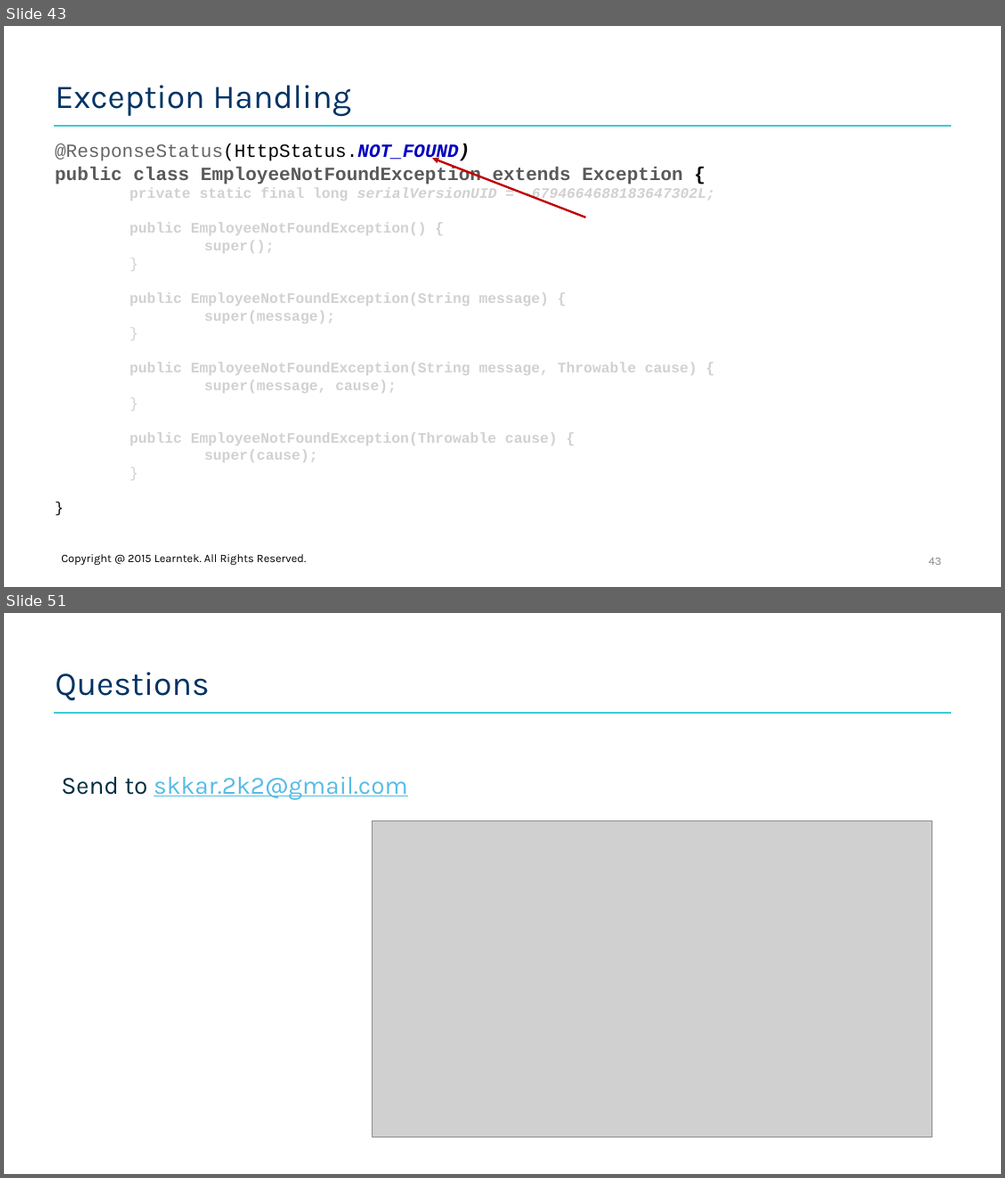
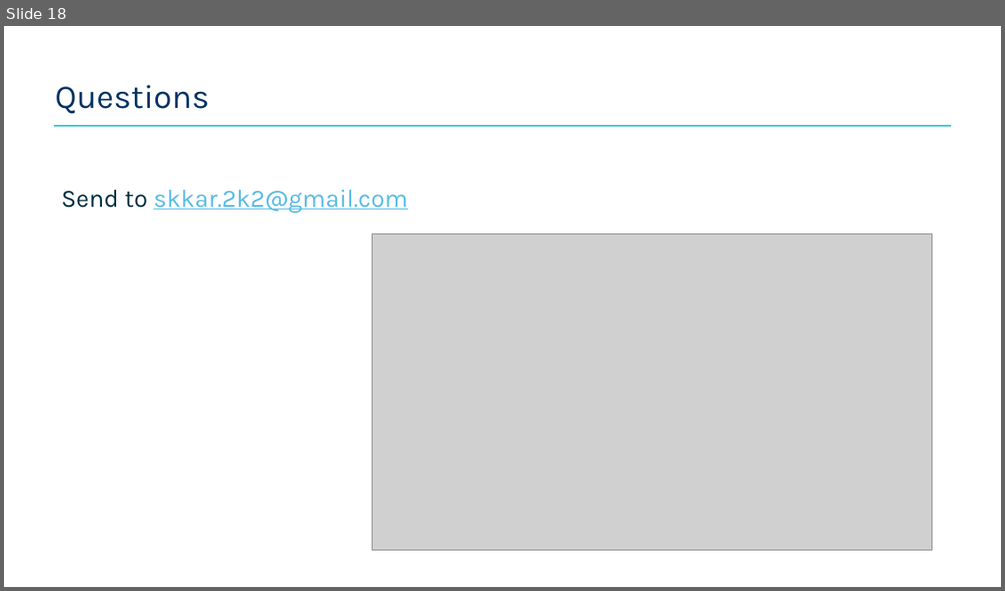
Before and after one commit to santoshkar/SpringBoot, a slide deck: Presentations/Part-1-Spring Boot.pptx. Shown one above the other, each under a label of ours: slides 43 and 51 before the commit, slide 18 after it; the slides between them are not shown. The pictures are 1005x1178 and 1005x591 pixels, drawn with LibreOffice and Linux fonts; fonts in the diff are those of the drawing; grey boxes stand for pictures; background and template pictures are left out. Boxes give left, top, right and bottom in pixels: in the first picture for what was removed or moved away, otherwise in the second. Text is boxed around its words. In the diff, an @@ line names an element or a change of style, - is before the commit and + after.

```diff
--- a/Presentations/Part-1-Spring Boot.pptx
+++ b/Presentations/Part-1-Spring Boot.pptx
@@ slide 43 removed at bbox=[4, 26, 1001, 587], background #FFFFFF; not listed: 1 template element that a slide beside it also shows @@
@@ title removed at bbox=[55, 85, 351, 116] @@
-Exception Handling
@@ text removed at bbox=[55, 144, 715, 462] @@
-@ResponseStatus(HttpStatus.NOT_FOUND)
-public class EmployeeNotFoundException extends Exception {
-private static final long serialVersionUID = -6794664688183647302L;
-public EmployeeNotFoundException() {
-super();
-}
-public EmployeeNotFoundException(String message) {
-super(message);
-}
-public EmployeeNotFoundException(String message, Throwable cause) {
-super(message, cause);
-}
-public EmployeeNotFoundException(Throwable cause) {
-super(cause);
-}
-}
@@ arrow removed from (586, 217) to (432, 159) @@
@@ text removed at bbox=[61, 554, 306, 564] @@
-Copyright @ 2015 Learntek. All Rights Reserved.
@@ page number removed at bbox=[929, 557, 942, 564] @@
-43
@@ what was slide 51 is now slide 18 @@
```
Also in this commit, not shown: 32 other slides removed, 11 other files.
